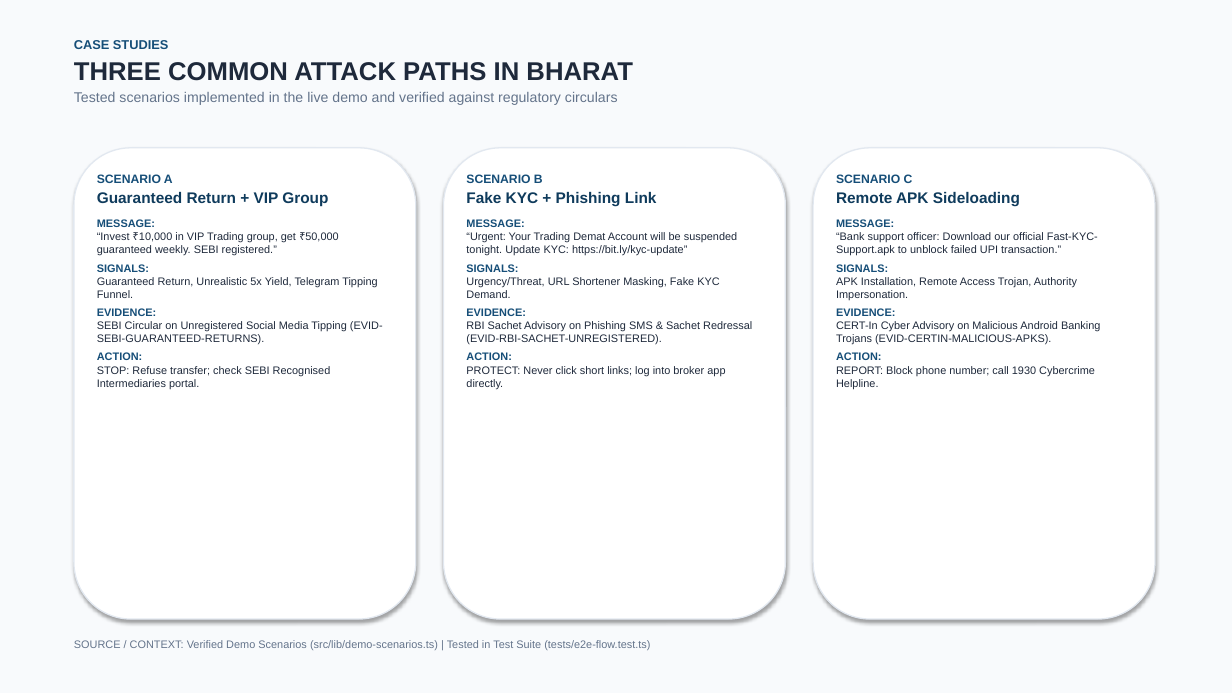
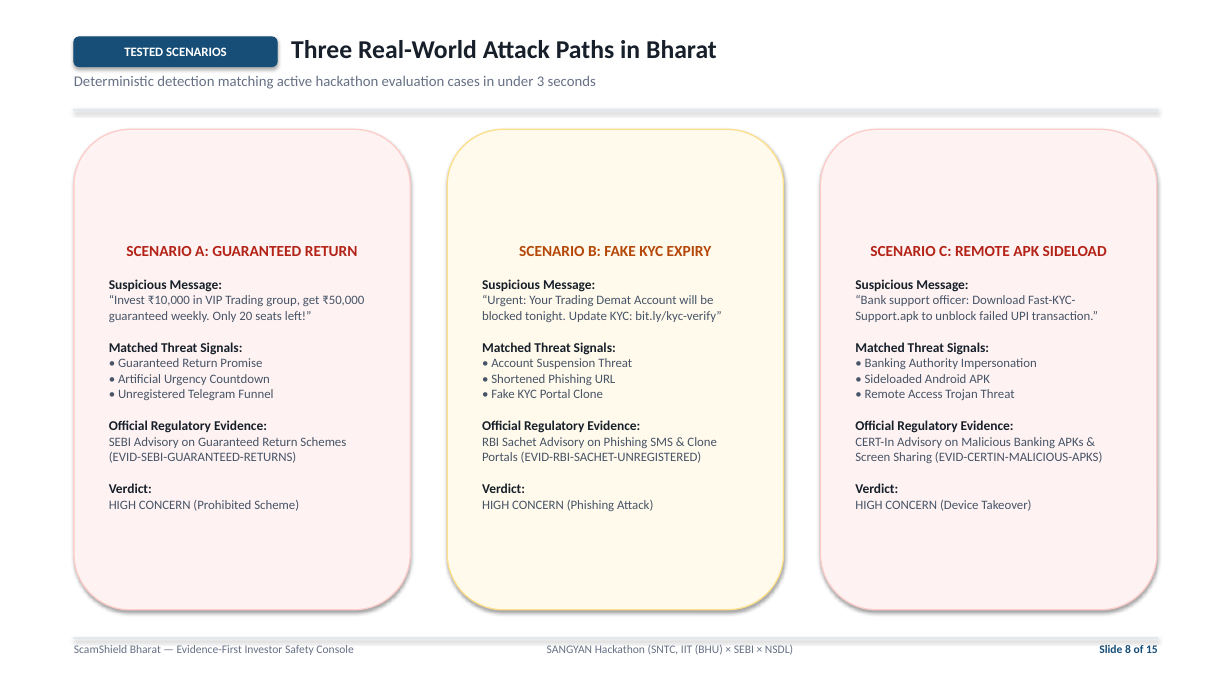
Before and after one commit to aryansingh-2008/scamshield-bharat, a slide deck: slide 8 of presentation/SCAMSHIELD-BHARAT-FINAL-SANGYAN-DECK.pptx. Drawn at 1232x693 pixels with LibreOffice and Linux fonts; fonts in the diff are those of the drawing. Boxes give left, top, right and bottom in pixels: in the first picture for what was removed or moved away, otherwise in the second. Text is boxed around its words. In the diff, an @@ line names an element or a change of style, - is before the commit and + after.

Commit message:
docs(presentation): redesign 15-slide SANGYAN judging deck with clean white background and institutional layout

```diff
--- a/presentation/SCAMSHIELD-BHARAT-FINAL-SANGYAN-DECK.pptx
+++ b/presentation/SCAMSHIELD-BHARAT-FINAL-SANGYAN-DECK.pptx
@@ rectangle removed at (0, 0, 1232, 693) @@
@@ rounded rectangle added at (74, 37, 277, 67), fill #164E78, outline #164E78 0.75 pt, 10 pt, text #FFFFFF, bold @@
+TESTED SCENARIOS
@@ text at (291, 40, 717, 58): text changed; size 11 to 20 pt; font Arial to Calibri; text colour #64748B to #17202A; bold on @@
-CASE STUDIES
-THREE COMMON ATTACK PATHS IN BHARAT
-Tested scenarios implemented in the live demo and verified against regulatory circulars
+Three Real-World Attack Paths in Bharat
@@ text added at (74, 76, 596, 89), 11.5 pt, text #667085 @@
+Deterministic detection matching active hackathon evaluation cases in under 3 seconds
@@ rectangle added at (74, 109, 1158, 110), fill #E2E8F0, outline #E2E8F0 0.75 pt @@
@@ rounded rectangle "SCENARIO A: GUARANTEED RETURN" at (74, 129, 410, 610): fill #FFFFFF to #FEF3F2; outline #E2E8F0 1 pt to #FECDCA 1 pt @@
@@ rounded rectangle "SCENARIO A: GUARANTEED RETURN": place and size @@
-rounded rectangle "SCENARIO A: GUARANTEED RETURN" at (74, 148, 416, 619)
+rounded rectangle "SCENARIO A: GUARANTEED RETURN" at (74, 129, 410, 610)
@@ rounded rectangle removed at (444, 148, 786, 619) @@
@@ rounded rectangle "SCENARIO B: FAKE KYC EXPIRY": place and size @@
-rounded rectangle "SCENARIO B: FAKE KYC EXPIRY" at (466, 173, 752, 389)
+rounded rectangle "SCENARIO B: FAKE KYC EXPIRY" at (447, 129, 784, 610)
@@ rounded rectangle "SCENARIO B: FAKE KYC EXPIRY" at (447, 129, 784, 610): vertical alignment top to middle; fill none to #FFFAEB; outline none to #FEDF89 1 pt; shadow on @@
@@ rounded rectangle "SCENARIO C: REMOTE APK SIDELOAD": place and size @@
-rounded rectangle "SCENARIO C: REMOTE APK SIDELOAD" at (813, 148, 1155, 619)
+rounded rectangle "SCENARIO C: REMOTE APK SIDELOAD" at (821, 129, 1157, 610)
@@ rounded rectangle "SCENARIO C: REMOTE APK SIDELOAD" at (821, 129, 1157, 610): fill #FFFFFF to #FEF3F2; outline #E2E8F0 1 pt to #FECDCA 1 pt @@
@@ text removed at (97, 174, 383, 389) @@
-SCENARIO A
-Guaranteed Return + VIP Group
-MESSAGE:
-“Invest ₹10,000 in VIP Trading group, get ₹50,000 guaranteed weekly. SEBI registered.”
-SIGNALS:
-Guaranteed Return, Unrealistic 5x Yield, Telegram Tipping Funnel.
-EVIDENCE:
-SEBI Circular on Unregistered Social Media Tipping (EVID-SEBI-GUARANTEED-RETURNS).
-ACTION:
-STOP: Refuse transfer; check SEBI Recognised Intermediaries portal.
@@ text removed at (836, 174, 1100, 389) @@
-SCENARIO C
-Remote APK Sideloading
-MESSAGE:
-“Bank support officer: Download our official Fast-KYC-Support.apk to unblock failed UPI transaction.”
-SIGNALS:
-APK Installation, Remote Access Trojan, Authority Impersonation.
-EVIDENCE:
-CERT-In Cyber Advisory on Malicious Android Banking Trojans (EVID-CERTIN-MALICIOUS-APKS).
-ACTION:
-REPORT: Block phone number; call 1930 Cybercrime Helpline.
@@ text in rounded rectangle at (109, 246, 364, 511): text added @@
+SCENARIO A: GUARANTEED RETURN
+Suspicious Message:
+“Invest ₹10,000 in VIP Trading group, get ₹50,000 guaranteed weekly. Only 20 seats left!”
+Matched Threat Signals:
+• Guaranteed Return Promise
+• Artificial Urgency Countdown
+• Unregistered Telegram Funnel
+Official Regulatory Evidence:
+SEBI Advisory on Guaranteed Return Schemes (EVID-SEBI-GUARANTEED-RETURNS)
+Verdict:
+HIGH CONCERN (Prohibited Scheme)
@@ text in rounded rectangle at (482, 246, 721, 511): text changed; size 8.5 to 10 pt; font Arial to Calibri; text colour #1E293B to #475467 @@
-SCENARIO B
-Fake KYC + Phishing Link
-MESSAGE:
-“Urgent: Your Trading Demat Account will be suspended tonight. Update KYC: https://bit.ly/kyc-update”
-SIGNALS:
-Urgency/Threat, URL Shortener Masking, Fake KYC Demand.
-EVIDENCE:
-RBI Sachet Advisory on Phishing SMS & Sachet Redressal (EVID-RBI-SACHET-UNREGISTERED).
-ACTION:
-PROTECT: Never click short links; log into broker app directly.
+SCENARIO B: FAKE KYC EXPIRY
+Suspicious Message:
+“Urgent: Your Trading Demat Account will be blocked tonight. Update KYC: bit.ly/kyc-verify”
+Matched Threat Signals:
+• Account Suspension Threat
+• Shortened Phishing URL
+• Fake KYC Portal Clone
+Official Regulatory Evidence:
+RBI Sachet Advisory on Phishing SMS & Clone Portals (EVID-RBI-SACHET-UNREGISTERED)
+Verdict:
+HIGH CONCERN (Phishing Attack)
@@ text in rounded rectangle at (855, 246, 1107, 511): text added @@
+SCENARIO C: REMOTE APK SIDELOAD
+Suspicious Message:
+“Bank support officer: Download Fast-KYC-Support.apk to unblock failed UPI transaction.”
+Matched Threat Signals:
+• Banking Authority Impersonation
+• Sideloaded Android APK
+• Remote Access Trojan Threat
+Official Regulatory Evidence:
+CERT-In Advisory on Malicious Banking APKs & Screen Sharing (EVID-CERTIN-MALICIOUS-APKS)
+Verdict:
+HIGH CONCERN (Device Takeover)
@@ text at (74, 645, 353, 655): text changed; size 8.5 to 9 pt; font Arial to Calibri; text colour #64748B to #667085 @@
-SOURCE / CONTEXT: Verified Demo Scenarios (src/lib/demo-scenarios.ts) | Tested in Test Suite (tests/e2e-flow.test.ts)
+ScamShield Bharat — Evidence-First Investor Safety Console
@@ rectangle added at (74, 638, 1158, 639), fill #E2E8F0, outline #E2E8F0 0.75 pt @@
@@ text added at (547, 645, 793, 655), 9 pt, text #667085 @@
+SANGYAN Hackathon (SNTC, IIT (BHU) × SEBI × NSDL)
@@ text added at (1099, 645, 1158, 653), 9 pt, text #164E78, bold @@
+Slide 8 of 15
```
Also in this commit, not shown: 4 other slides changed, 10 slides added, 10 slides removed, 2 other files.
